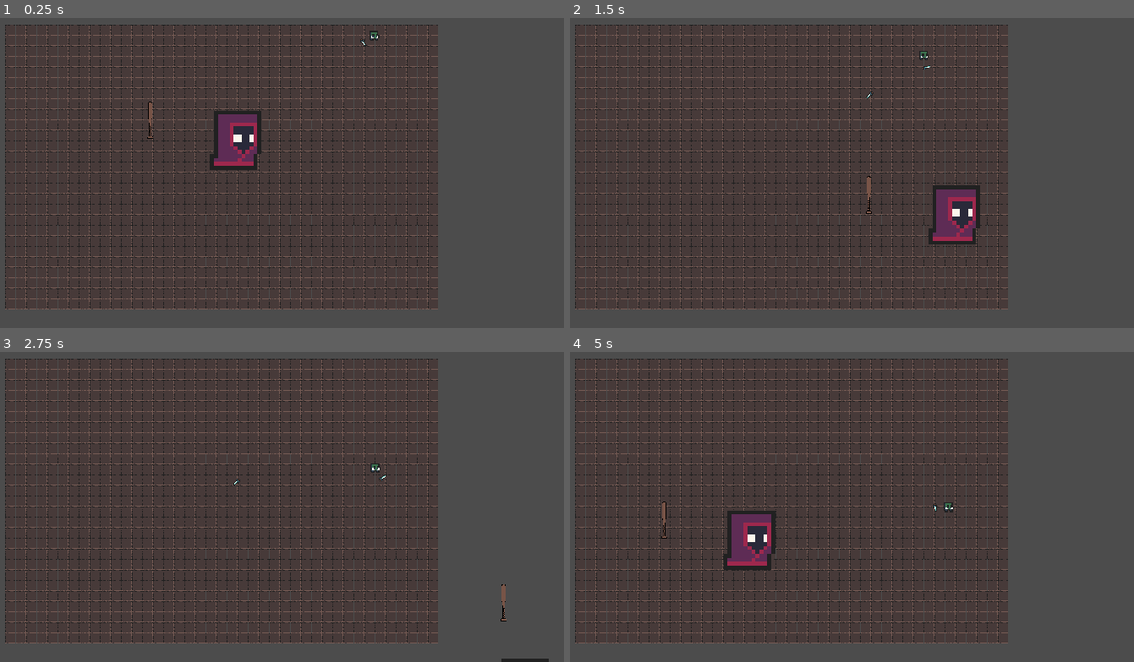
Above: before the commit, frames 1-4 (two rows, left to right).
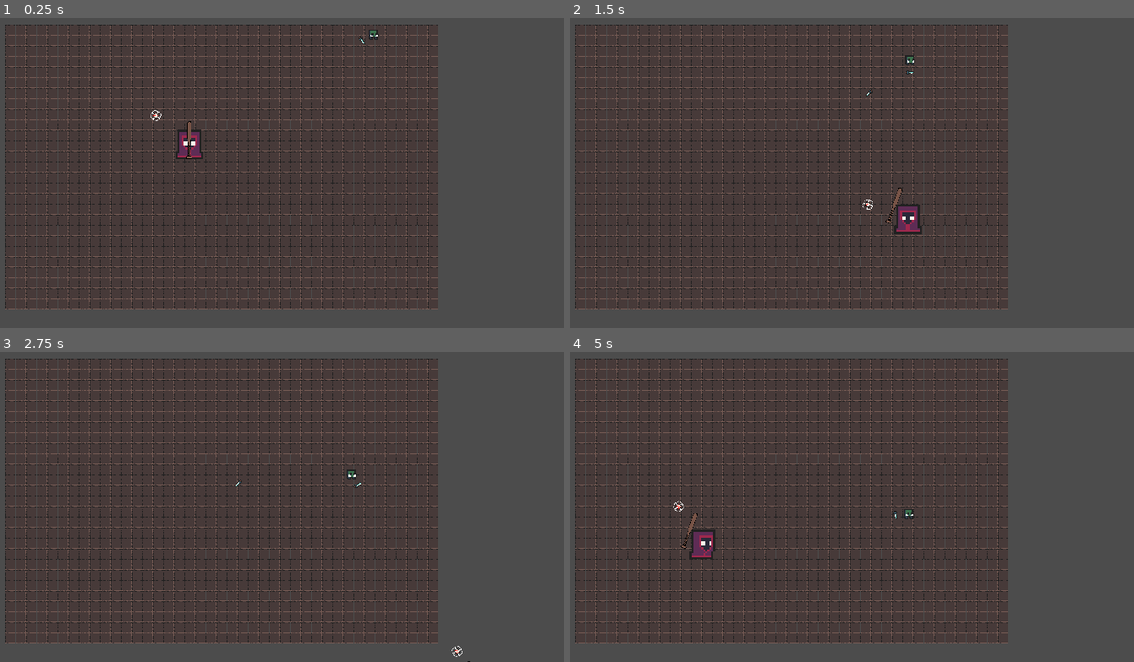
Above: after the commit, the same moments.

Repository: Kiingst/Dont-Bring-a-Bat-to-Gun-Fight
Game: Godot game, scene res://Assets/Levels/Level_Script/Level.tscn
Two runs of this game, one before a commit and one after it. Both use one fixed random seed, a clock stepped at 60 frames per second and the inputs below.
Inputs (mouse positions are in pixels of both pictures, inside the frame that each line leads up to):
- Up to frame 1 (0.25 s): no input
- Up to frame 2 (1.5 s): tap Enter at 0.5 s; move the mouse to (959, 111) at 0.52 s; press the mouse at (959, 111) at 0.53 s; hold D (Move_Right) 0.53-1.28 s; move the mouse to (671, 151) at 1.27 s; release the mouse at (671, 151) at 1.28 s; hold S (Move_Down) from 1.28 s (still down); tap Space (Roll) at 1.35 s
- Up to frame 3 (2.75 s): click (101, 485) at 1.55 s; move the mouse to (304, 376) at 2.02 s; release S (Move_Down) at 2.03 s; press the mouse at (304, 376) at 2.03 s; hold D (Move_Right) from 2.03 s (still down)
- Up to frame 4 (5 s): move the mouse to (773, 544) at 2.77 s; release D (Move_Right) at 2.78 s; release the mouse at (773, 544) at 2.78 s; hold W (Move_Up) 2.78-3.53 s; click (773, 544) at 2.85 s; move the mouse to (1009, 522) at 3.52 s; press the mouse at (1009, 522) at 3.53 s; hold A (Move_Left) from 3.53 s (still down); tap Space (Roll) at 3.6 s; move the mouse to (603, 404) at 4.27 s; release the mouse at (603, 404) at 4.28 s; click (603, 404) at 4.35 s

The runs differ from the first frame. In frame 1, 2.1% of the frame differs, in the area x 26-68%, y 3-50%; in frame 2, 2.2%; in frame 3, 0.3%; in frame 4, 2.3%, in the area x 16-69%, y 47-71%.

Commit message:
added bat wing

Diff:
--- a/Assets/Levels/Level_Script/Level.tscn
+++ b/Assets/Levels/Level_Script/Level.tscn
@@ -23,5 +23,7 @@
 MOVE_SPEED = 100
 
 [node name="Player" parent="." instance=ExtResource( 1 )]
+position = Vector2( -73, 14 )
+Length_from_player = 14
 
 [connection signal="fire" from="Enemy_Type_2" to="." method="_on_Enemy_Type_2_fire"]
--- a/Assets/Player/Player_Script/Player.gd
+++ b/Assets/Player/Player_Script/Player.gd
@@ -10,12 +10,16 @@
 var side = 1
 onready var animation_tree = get_node("AnimationTree")
 onready var animation_mode = animation_tree.get("parameters/playback")
+onready var Weapon_animation_tree = $Player_Weapon/AnimationTree
+onready var Weapon_animation_mode = Weapon_animation_tree.get("parameters/playback")
+onready var swing_left = $Player_Weapon/AnimationPlayer.get_animation("Gungeon_Swing_Left")
 
+
+var moving = false
 
 # Called when the node enters the scene tree for the first time.
 func _ready():
 	pass
-
 
 func Player_Control(delta):
 	#Movement logic
@@ -37,12 +41,16 @@
 			$Roll.start()
 			roll_On_cooldown = true
 			$Roll/Cooldown.start()
+	move_vec = move_vec.normalized()
+	var animation_vec = Vector2()
 
-	move_vec = move_vec.normalized()
-	move_and_collide(move_vec * MOVE_SPEED * delta)
+
+
+
 
 	var look_vec = get_global_mouse_position() - global_position
 	var look_ang = rad2deg(atan2(look_vec.y, look_vec.x))
+	$Cross_Hair.global_rotation = atan2(look_vec.y, look_vec.x)
 
 	if look_ang > -45 && look_ang <= 0:
 		side = 1
@@ -59,36 +67,53 @@
 
 	match side:
 		1:
-			#$Player_Weapon/Player_Weapon/Hit_Area.position = Vector2(Length_from_player, 0)
+			#right
+			animation_vec = move_vec
+			$Player_Weapon/Player_Weapon.position = Vector2(-1 * Length_from_player, 0)
+			if move_vec.x == -1:
+				animation_vec.x = move_vec.x * -1
+			else:
+				animation_vec = move_vec
+		2:
+			#up
+			#animation_vec = move_vec
+			#$Player_Weapon/Player_Weapon.position = Vector2(0, -1 * Length_from_player)
+			pass
+		3:
+			#left
+			if move_vec.x == 1:
+				animation_vec.x = move_vec.x * -1
+			else:
+				animation_vec = move_vec
 			$Player_Weapon/Player_Weapon.position = Vector2(Length_from_player, 0)
-		2:
-			#$Player_Weapon/Player_Weapon/Hit_Area.position = Vector2(0, Length_from_player)
-			$Player_Weapon/Player_Weapon.position = Vector2(0, Length_from_player)
-		3:
-			#$Player_Weapon/Player_Weapon/Hit_Area.position = Vector2(-1 * Length_from_player, 0)
-			$Player_Weapon/Player_Weapon.position = Vector2(-1 * Length_from_player, 0)
 		4:
-			#Player_Weapon/Player_Weapon/Hit_Area.position = Vector2(0, -1 * Length_from_player)
-			$Player_Weapon/Player_Weapon.position = Vector2(0, -1 * Length_from_player)
+			##down
+			#animation_vec = move_vec
+			#$Player_Weapon/Player_Weapon.position = Vector2(0, Length_from_player)
+			pass
 
 
-
-	#$Player_Weapon/Player_Weapon/Hit_Area.position.x = Length_from_player
-	#$Player_Weapon/Player_Weapon.offset.x = Length_from_player
-	#$Player_Weapon/Player_Weapon/StaticBody2D.position.x = Length_from_player
-	#$Player_Weapon.global_rotation = atan2(look_vec.y, look_vec.x)
+	if move_vec == Vector2.ZERO:
+		animation_mode.travel("Idle")
+	else:
+		animation_mode.travel("Walking")
+		animation_tree.set("parameters/Walking/blend_position", animation_vec)
+		animation_tree.set("parameters/Idle/blend_position", animation_vec)
+		move_and_collide(move_vec * MOVE_SPEED * delta)
 
 
 func _input(event):
 	if event.is_action_pressed("Swing"):
-		if swing == 1:
-			$Player_Weapon/AnimationPlayer.play("Swing1")
-			print(swing)
-			swing += 1
-		elif swing == 2:
-			$Player_Weapon/AnimationPlayer.play("Swing2")
-			print(swing)
-			swing = 1
+		match side:
+			1:
+				Weapon_animation_mode.travel("Gungeon_Charge_Left")
+			2:
+				pass
+			3:
+				pass
+			4:
+				pass
+
 
 func _physics_process(delta):
 	if alive == false:
@@ -105,3 +130,24 @@
 	#Roll taken off cooldown
 	roll_On_cooldown = false
 	print(roll_On_cooldown)
+
+
+
+
+
+func _on_Player_Weapon_Done(anim_name):
+	match anim_name:
+		"Idle":
+			print("done")
+			pass
+		"Gungeon_Charge_Left":
+			var track_id = swing_left.find_track("Player_Weapon:position")
+			var key_id = swing_left.track_find_key(1, 0.2, false)
+			swing_left.track_set_key_value(track_id, key_id, $Cross_Hair/Position2D.global_position)
+			Weapon_animation_mode.travel("Gungeon_Swing_Left")
+		"Gungeon_Charge_Right":
+			pass
+		"Gungeon_Swing_Left":
+			Weapon_animation_mode.travel("Idle")
+		"Gungeon_Swing_Right":
+			pass
--- a/Assets/Player/Player_Script/Player.tscn
+++ b/Assets/Player/Player_Script/Player.tscn
@@ -14,6 +14,7 @@
 [ext_resource path="res://Assets/Player/Player_Models/idle_north_3.png" type="Texture" id=12]
 [ext_resource path="res://Assets/Player/Player_Models/Idle_south_2.png" type="Texture" id=13]
 [ext_resource path="res://Assets/Player/Player_Models/Idle_south_0.png" type="Texture" id=14]
+[ext_resource path="res://Assets/Player/Player_Weapons/Bat/Cross_Hair.png" type="Texture" id=15]
 
 [sub_resource type="RectangleShape2D" id=2]
 extents = Vector2( 14.5, 17.25 )
@@ -56,10 +57,10 @@
 tracks/0/imported = false
 tracks/0/enabled = true
 tracks/0/keys = {
-"times": PoolRealArray( 0 ),
-"transitions": PoolRealArray( 1 ),
-"update": 1,
-"values": [ ExtResource( 10 ) ]
+"times": PoolRealArray( 0, 1 ),
+"transitions": PoolRealArray( 1, 1 ),
+"update": 1,
+"values": [ ExtResource( 10 ), ExtResource( 10 ) ]
 }
 tracks/1/type = "value"
 tracks/1/path = NodePath("Player_Model:scale")
@@ -272,62 +273,63 @@
 "values": [ Vector2( -1, 1 ) ]
 }
 
-[sub_resource type="AnimationNodeAnimation" id=23]
+[sub_resource type="AnimationNodeAnimation" id=36]
+animation = "Idle_South"
+
+[sub_resource type="AnimationNodeAnimation" id=37]
 animation = "Idle_North"
 
-[sub_resource type="AnimationNodeAnimation" id=24]
-animation = "Idle_South"
-
-[sub_resource type="AnimationNodeAnimation" id=25]
+[sub_resource type="AnimationNodeAnimation" id=38]
 animation = "Idle_East"
 
-[sub_resource type="AnimationNodeAnimation" id=26]
+[sub_resource type="AnimationNodeAnimation" id=39]
 animation = "Idle_West"
 
 [sub_resource type="AnimationNodeBlendSpace2D" id=27]
-blend_point_0/node = SubResource( 23 )
+blend_point_0/node = SubResource( 36 )
 blend_point_0/pos = Vector2( 0, 1 )
-blend_point_1/node = SubResource( 24 )
+blend_point_1/node = SubResource( 37 )
 blend_point_1/pos = Vector2( 0, -1 )
-blend_point_2/node = SubResource( 25 )
+blend_point_2/node = SubResource( 38 )
 blend_point_2/pos = Vector2( 1, 0 )
-blend_point_3/node = SubResource( 26 )
+blend_point_3/node = SubResource( 39 )
 blend_point_3/pos = Vector2( -1, 0 )
 blend_mode = 1
 
-[sub_resource type="AnimationNodeAnimation" id=15]
+[sub_resource type="AnimationNodeAnimation" id=41]
+animation = "Walk_East"
+
+[sub_resource type="AnimationNodeAnimation" id=42]
+animation = "Walk_West"
+
+[sub_resource type="AnimationNodeAnimation" id=43]
 animation = "Walk_North"
 
-[sub_resource type="AnimationNodeAnimation" id=16]
-animation = "Walk_East"
-
-[sub_resource type="AnimationNodeAnimation" id=17]
+[sub_resource type="AnimationNodeAnimation" id=44]
 animation = "Walk_South"
 
-[sub_resource type="AnimationNodeAnimation" id=21]
-animation = "Walk_West"
-
 [sub_resource type="AnimationNodeBlendSpace2D" id=14]
-blend_point_0/node = SubResource( 15 )
-blend_point_0/pos = Vector2( 0, 1 )
-blend_point_1/node = SubResource( 16 )
-blend_point_1/pos = Vector2( 1, 0 )
-blend_point_2/node = SubResource( 17 )
+blend_point_0/node = SubResource( 41 )
+blend_point_0/pos = Vector2( 1, 0 )
+blend_point_1/node = SubResource( 42 )
+blend_point_1/pos = Vector2( -1, 0 )
+blend_point_2/node = SubResource( 43 )
 blend_point_2/pos = Vector2( 0, -1 )
-blend_point_3/node = SubResource( 21 )
-blend_point_3/pos = Vector2( -1, 0 )
+blend_point_3/node = SubResource( 44 )
+blend_point_3/pos = Vector2( 0, 1 )
 blend_mode = 1
 
 [sub_resource type="AnimationNodeStateMachineTransition" id=28]
 
-[sub_resource type="AnimationNodeStateMachineTransition" id=29]
+[sub_resource type="AnimationNodeStateMachineTransition" id=40]
 
 [sub_resource type="AnimationNodeStateMachine" id=6]
 states/Idle/node = SubResource( 27 )
-states/Idle/position = Vector2( 225, 107 )
+states/Idle/position = Vector2( 226, 107 )
 states/Walking/node = SubResource( 14 )
-states/Walking/position = Vector2( 441, 107 )
-transitions = [ "Idle", "Walking", SubResource( 28 ), "Walking", "Idle", SubResource( 29 ) ]
+states/Walking/position = Vector2( 475, 107 )
+transitions = [ "Idle", "Walking", SubResource( 28 ), "Walking", "Idle", SubResource( 40 ) ]
+start_node = "Idle"
 
 [sub_resource type="AnimationNodeStateMachinePlayback" id=7]
 
@@ -359,9 +361,6 @@
 visible = false
 position = Vector2( 0, 3 )
 shape = SubResource( 2 )
-
-[node name="Player_Weapon" parent="." instance=ExtResource( 2 )]
-position = Vector2( -32, -16 )
 
 [node name="AnimationPlayer" type="AnimationPlayer" parent="."]
 anims/Idle_East = SubResource( 22 )
@@ -382,5 +381,17 @@
 parameters/Idle/blend_position = Vector2( 0, 0 )
 parameters/Walking/blend_position = Vector2( 0, 0 )
 
+[node name="Cross_Hair" type="Sprite" parent="."]
+scale = Vector2( 0.25, 0.25 )
+texture = ExtResource( 15 )
+offset = Vector2( 250, 0 )
+
+[node name="Position2D" type="Position2D" parent="Cross_Hair"]
+position = Vector2( 250, 0 )
+scale = Vector2( 1.00224, 1 )
+
+[node name="Player_Weapon" parent="." instance=ExtResource( 2 )]
+
 [connection signal="timeout" from="Roll" to="." method="_on_Roll_timeout"]
 [connection signal="timeout" from="Roll/Cooldown" to="." method="_on_Cooldown_timeout"]
+[connection signal="Done" from="Player_Weapon" to="." method="_on_Player_Weapon_Done"]
--- /dev/null
+++ b/Assets/Player/Player_Script/Player_Weapon.gd
@@ -0,0 +1,20 @@
+extends Node2D
+signal Done
+
+# Declare member variables here. Examples:
+# var a = 2
+# var b = "text"
+
+
+# Called when the node enters the scene tree for the first time.
+func _ready():
+	pass # Replace with function body.
+
+
+# Called every frame. 'delta' is the elapsed time since the previous frame.
+#func _process(delta):
+#	pass
+
+
+func _on_AnimationPlayer_animation_finished(anim_name):
+		emit_signal("Done", anim_name)
--- a/Assets/Player/Player_Script/Player_Weapon.tscn
+++ b/Assets/Player/Player_Script/Player_Weapon.tscn
@@ -1,7 +1,8 @@
-[gd_scene load_steps=13 format=2]
+[gd_scene load_steps=22 format=2]
 
 [ext_resource path="res://Assets/Player/Player_Weapons/Bat/Weapon_Bat.png" type="Texture" id=1]
 [ext_resource path="res://Assets/Player/Player_Models/necromancer_idle_anim_f0.png" type="Texture" id=2]
+[ext_resource path="res://Assets/Player/Player_Script/Player_Weapon.gd" type="Script" id=3]
 
 [sub_resource type="CapsuleShape2D" id=5]
 radius = 2.5
@@ -9,6 +10,7 @@
 
 [sub_resource type="Animation" id=8]
 resource_name = "Gungeon_Charge_Left"
+length = 0.5
 tracks/0/type = "value"
 tracks/0/path = NodePath("Player_Weapon:rotation_degrees")
 tracks/0/interp = 1
@@ -16,7 +18,7 @@
 tracks/0/imported = false
 tracks/0/enabled = true
 tracks/0/keys = {
-"times": PoolRealArray( 0, 0.1, 0.4 ),
+"times": PoolRealArray( 0, 0.2, 0.5 ),
 "transitions": PoolRealArray( 1, 1, 1 ),
 "update": 0,
 "values": [ 0.0, 10.0, 20.0 ]
@@ -28,7 +30,7 @@
 tracks/1/imported = false
 tracks/1/enabled = true
 tracks/1/keys = {
-"times": PoolRealArray( 0, 0.2 ),
+"times": PoolRealArray( 0, 0.3 ),
 "transitions": PoolRealArray( 1, 1 ),
 "update": 0,
 "values": [ Vector2( -14, -14 ), Vector2( -20, -14 ) ]
@@ -46,8 +48,48 @@
 "values": [ 0 ]
 }
 
+[sub_resource type="Animation" id=14]
+resource_name = "Gungeon_Charge_Right"
+length = 0.4
+tracks/0/type = "value"
+tracks/0/path = NodePath("Player_Weapon:rotation_degrees")
+tracks/0/interp = 1
+tracks/0/loop_wrap = true
+tracks/0/imported = false
+tracks/0/enabled = true
+tracks/0/keys = {
+"times": PoolRealArray( 0, 0.2, 0.4 ),
+"transitions": PoolRealArray( 1, 1, 1 ),
+"update": 0,
+"values": [ 0.0, -10.0, -20.0 ]
+}
+tracks/1/type = "value"
+tracks/1/path = NodePath("Player_Weapon:position")
+tracks/1/interp = 1
+tracks/1/loop_wrap = true
+tracks/1/imported = false
+tracks/1/enabled = true
+tracks/1/keys = {
+"times": PoolRealArray( 0, 0.3 ),
+"transitions": PoolRealArray( 1, 1 ),
+"update": 0,
+"values": [ Vector2( 14, -14 ), Vector2( 20, -14 ) ]
+}
+tracks/2/type = "value"
+tracks/2/path = NodePath("Player_Weapon:z_index")
+tracks/2/interp = 1
+tracks/2/loop_wrap = true
+tracks/2/imported = false
+tracks/2/enabled = true
+tracks/2/keys = {
+"times": PoolRealArray( 0 ),
+"transitions": PoolRealArray( 1 ),
+"update": 1,
+"values": [ 0 ]
+}
+
 [sub_resource type="Animation" id=7]
-resource_name = "Gungeon_Swing"
+resource_name = "Gungeon_Swing_Left"
 tracks/0/type = "value"
 tracks/0/path = NodePath("Player_Weapon:z_index")
 tracks/0/interp = 1
@@ -67,10 +109,10 @@
 tracks/1/imported = false
 tracks/1/enabled = true
 tracks/1/keys = {
-"times": PoolRealArray( 0 ),
-"transitions": PoolRealArray( 1 ),
-"update": 0,
-"values": [ Vector2( 0, 0 ) ]
+"times": PoolRealArray( 0, 0.2 ),
+"transitions": PoolRealArray( 1, 1 ),
+"update": 0,
+"values": [ Vector2( -20, -14 ), Vector2( -20, -14 ) ]
 }
 tracks/2/type = "value"
 tracks/2/path = NodePath("Player_Weapon:rotation_degrees")
@@ -79,10 +121,10 @@
 tracks/2/imported = false
 tracks/2/enabled = true
 tracks/2/keys = {
-"times": PoolRealArray( 0 ),
-"transitions": PoolRealArray( 1 ),
-"update": 0,
-"values": [ 0.0 ]
+"times": PoolRealArray( 0, 0.2 ),
+"transitions": PoolRealArray( 1, 1 ),
+"update": 0,
+"values": [ 20.0, 90.0 ]
 }
 tracks/3/type = "value"
 tracks/3/path = NodePath("Player_Weapon/Hit_Area/area:disabled")
@@ -107,10 +149,10 @@
 tracks/0/imported = false
 tracks/0/enabled = true
 tracks/0/keys = {
-"times": PoolRealArray( 0, 0.3, 0.7, 1 ),
-"transitions": PoolRealArray( 1, 1, 1, 1 ),
-"update": 0,
-"values": [ Vector2( 0, 0 ), Vector2( 20, 20 ), Vector2( -20, -20 ), Vector2( 0, 0 ) ]
+"times": PoolRealArray( 0, 1 ),
+"transitions": PoolRealArray( 1, 1 ),
+"update": 0,
+"values": [ Vector2( 0, 0 ), Vector2( 0, 0 ) ]
 }
 tracks/1/type = "value"
 tracks/1/path = NodePath("Player_Weapon:rotation_degrees")
@@ -267,16 +309,44 @@
 "values": [ false, true ]
 }
 
+[sub_resource type="AnimationNodeAnimation" id=15]
+animation = "Gungeon_Charge_Left"
+
+[sub_resource type="AnimationNodeAnimation" id=16]
+animation = "Gungeon_Charge_Right"
+
+[sub_resource type="AnimationNodeAnimation" id=17]
+animation = "Gungeon_Swing_Left"
+
 [sub_resource type="AnimationNodeAnimation" id=13]
 animation = "Idle"
 
+[sub_resource type="AnimationNodeStateMachineTransition" id=18]
+
+[sub_resource type="AnimationNodeStateMachineTransition" id=19]
+switch_mode = 2
+
+[sub_resource type="AnimationNodeStateMachineTransition" id=20]
+
+[sub_resource type="AnimationNodeStateMachineTransition" id=21]
+switch_mode = 2
+
 [sub_resource type="AnimationNodeStateMachine" id=10]
+states/Gungeon_Charge_Left/node = SubResource( 15 )
+states/Gungeon_Charge_Left/position = Vector2( 734, 26 )
+states/Gungeon_Charge_Right/node = SubResource( 16 )
+states/Gungeon_Charge_Right/position = Vector2( 790, 165 )
+states/Gungeon_Swing_Left/node = SubResource( 17 )
+states/Gungeon_Swing_Left/position = Vector2( 1110, 44 )
 states/Idle/node = SubResource( 13 )
-states/Idle/position = Vector2( 506, 86 )
+states/Idle/position = Vector2( 484, 86 )
+transitions = [ "Idle", "Gungeon_Charge_Left", SubResource( 18 ), "Gungeon_Charge_Left", "Gungeon_Swing_Left", SubResource( 19 ), "Idle", "Gungeon_Charge_Right", SubResource( 20 ), "Gungeon_Swing_Left", "Idle", SubResource( 21 ) ]
+start_node = "Idle"
 
 [sub_resource type="AnimationNodeStateMachinePlayback" id=11]
 
 [node name="Player_Weapon" type="Node2D"]
+script = ExtResource( 3 )
 
 [node name="Sprite" type="Sprite" parent="."]
 visible = false
@@ -296,8 +366,10 @@
 disabled = true
 
 [node name="AnimationPlayer" type="AnimationPlayer" parent="."]
+playback_speed = 0.25
 anims/Gungeon_Charge_Left = SubResource( 8 )
-anims/Gungeon_Swing = SubResource( 7 )
+anims/Gungeon_Charge_Right = SubResource( 14 )
+anims/Gungeon_Swing_Left = SubResource( 7 )
 anims/Idle = SubResource( 9 )
 anims/RESET = SubResource( 2 )
 anims/Swing1 = SubResource( 3 )
@@ -308,3 +380,8 @@
 anim_player = NodePath("../AnimationPlayer")
 active = true
 parameters/playback = SubResource( 11 )
+
+[node name="ChargeTime" type="Timer" parent="."]
+wait_time = 2.0
+
+[connection signal="animation_finished" from="AnimationPlayer" to="." method="_on_AnimationPlayer_animation_finished"]
Binary file changed: Assets/Player/Player_Models/idle_north_2.png
Binary file changed: Assets/Player/Player_Models/idle_north_3.png
Not shown: 1 places in Assets/Player/Player_Script/Player.tscn that only renumber resources
Binary file added: Assets/Player/Player_Weapons/Bat/Cross_Hair.png
Not shown, added: Assets/Player/Player_Weapons/Bat/Cross_Hair.png.import
